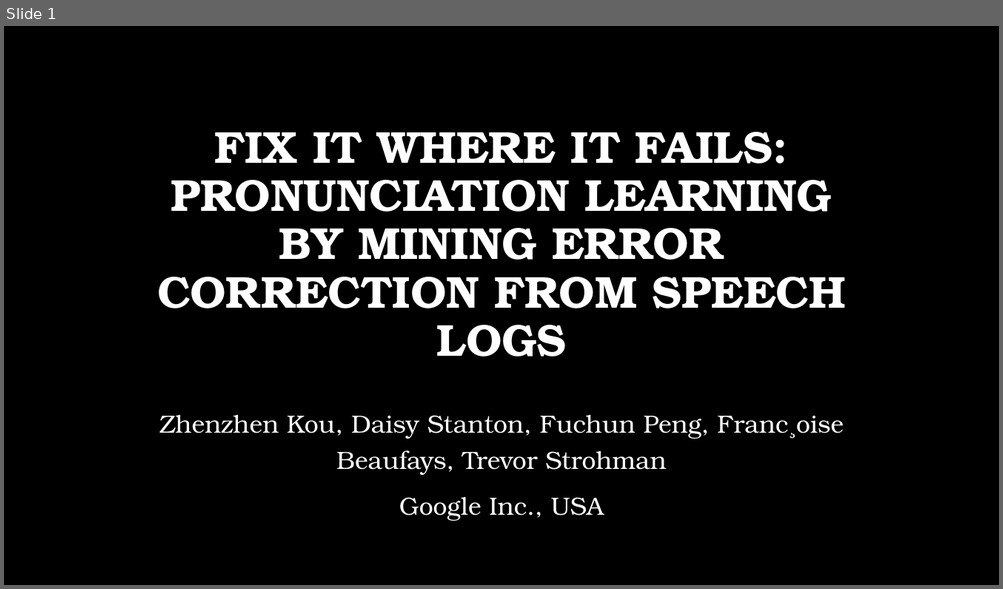
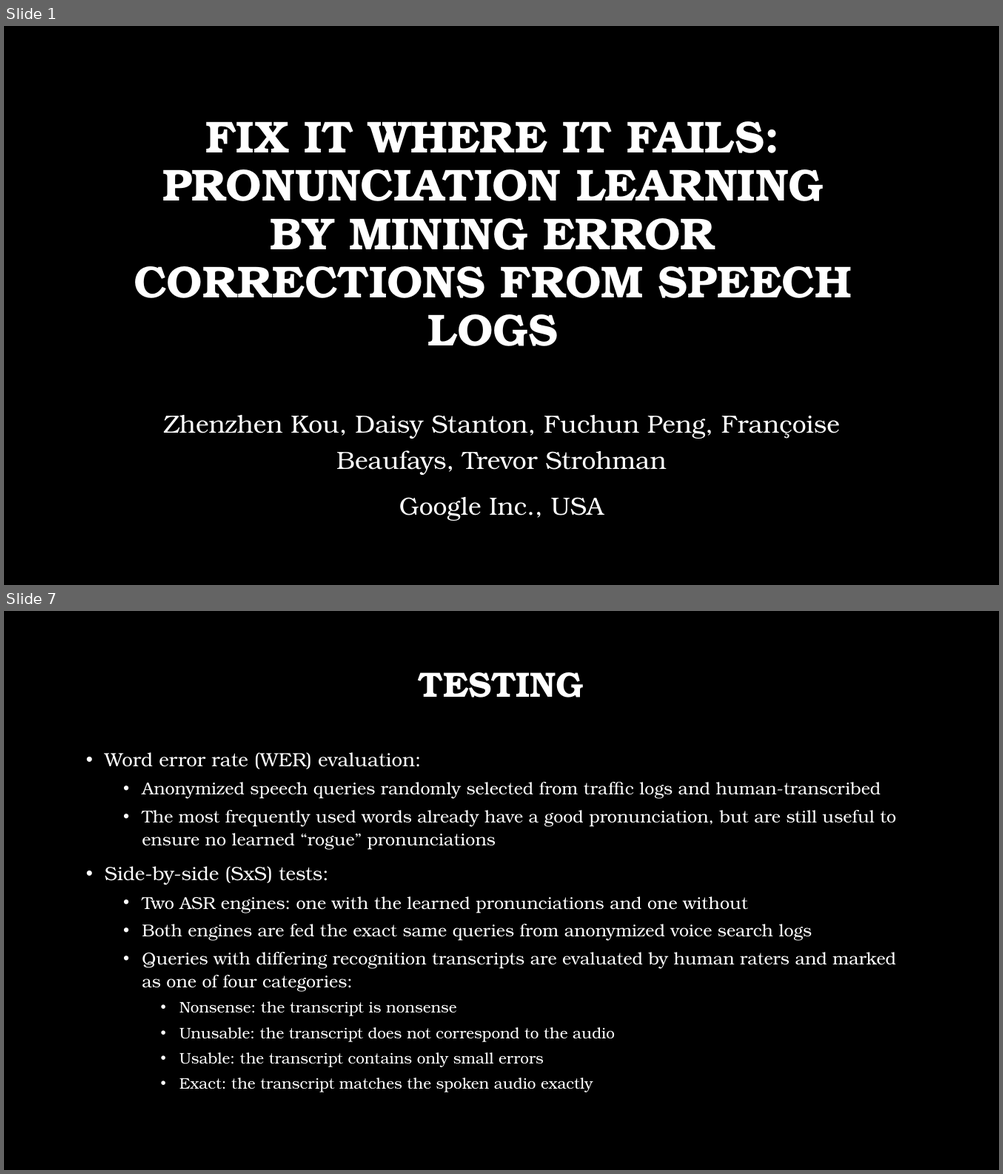
Before and after one commit to msnyde8/COSC757, a slide deck: Assignments/ArticleSummary/ArticleSummarySlides-MJS.pptx. Shown one above the other, each under a label of ours: slide 1 before the commit, slides 1 and 7 after it; the slides between them are not shown. The pictures are 1003x589 and 1003x1174 pixels, drawn with LibreOffice and Linux fonts; fonts in the diff are those of the drawing; background and template pictures are left out. Boxes give left, top, right and bottom in pixels: in the first picture for what was removed or moved away, otherwise in the second. Text is boxed around its words. In the diff, an @@ line names an element or a change of style, - is before the commit and + after.

```diff
--- a/Assignments/ArticleSummary/ArticleSummarySlides-MJS.pptx
+++ b/Assignments/ArticleSummary/ArticleSummarySlides-MJS.pptx
@@ slide 7 added at bbox=[4, 611, 999, 1170], background picture (left out) @@
@@ title added at bbox=[418, 672, 583, 698], 34 pt, text #FFFFFF, bold @@
+TESTING
@@ text added at bbox=[105, 752, 896, 1093], 16.6 pt, text #FFFFFF @@
+• Word error rate (WER) evaluation:
+  • Anonymized speech queries randomly selected from traffic logs and human-transcribed
+  • The most frequently used words already have a good pronunciation, but are still useful to ensure no learned “rogue” pronunciations
+• Side-by-side (SxS) tests:
+  • Two ASR engines: one with the learned pronunciations and one without
+  • Both engines are fed the exact same queries from anonymized voice search logs
+  • Queries with differing recognition transcripts are evaluated by human raters and marked as one of four categories:
+    • Nonsense: the transcript is nonsense
+    • Unusable: the transcript does not correspond to the audio
+    • Usable: the transcript contains only small errors
+    • Exact: the transcript matches the spoken audio exactly
@@ slide 1 changed as well @@
@@ title "FIX IT WHERE IT FAILS: ..." at bbox=[134, 121, 851, 346]: vertical alignment bottom to middle @@
@@ title at bbox=[134, 121, 851, 346]: text changed @@
-FIX IT WHERE IT FAILS: PRONUNCIATION LEARNING BY MINING ERROR CORRECTION FROM SPEECH LOGS
+FIX IT WHERE IT FAILS: PRONUNCIATION LEARNING BY MINING ERROR CORRECTIONS FROM SPEECH LOGS
@@ subtitle at bbox=[163, 415, 839, 475]: text changed @@
-Zhenzhen Kou, Daisy Stanton, Fuchun Peng, Franc¸oise Beaufays, Trevor Strohman
+Zhenzhen Kou, Daisy Stanton, Fuchun Peng, Françoise Beaufays, Trevor Strohman
```
Also in this commit, not shown: 7 other slides added, 4 slides removed, 1 other file.
